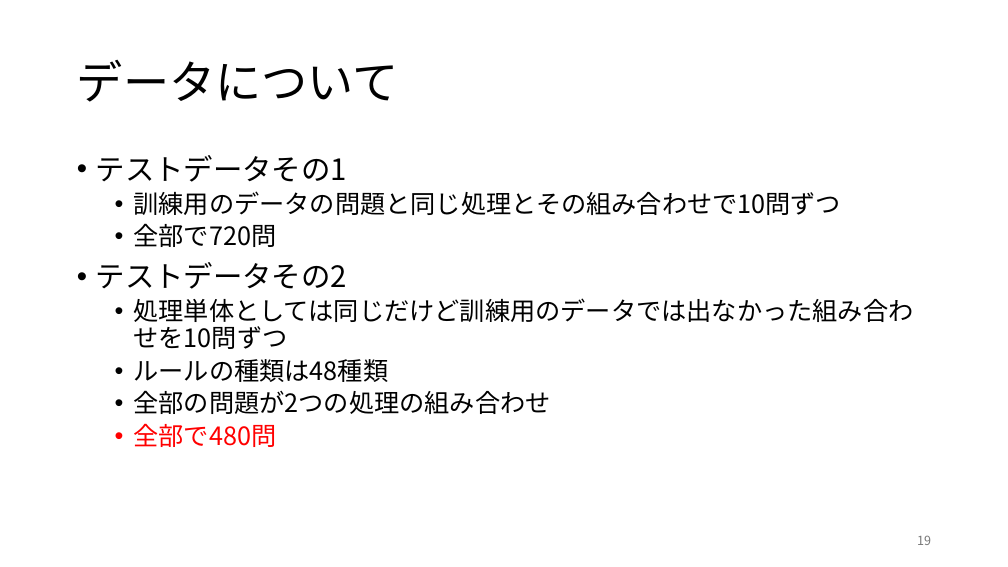
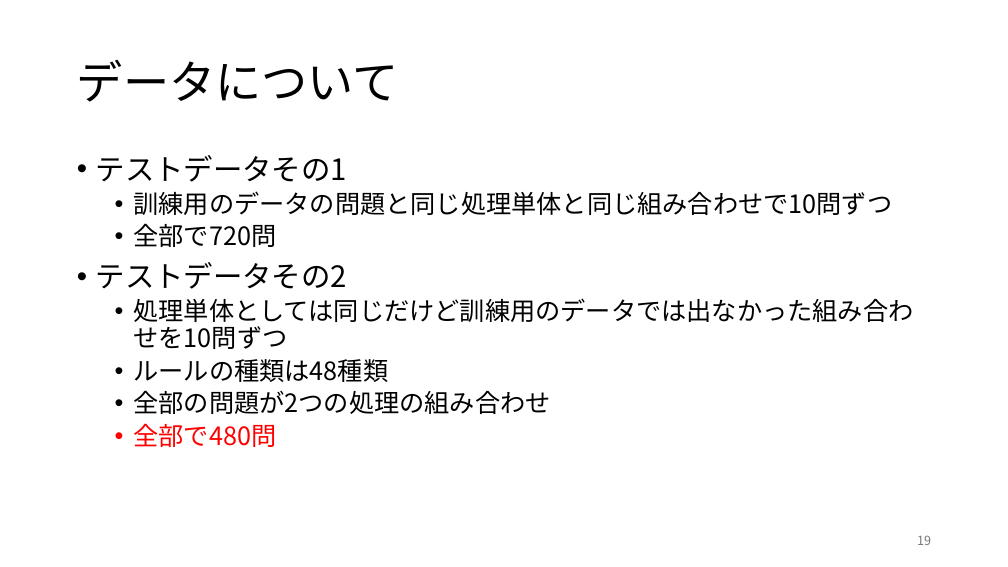
Before and after one commit to rollotea/array-task, a slide deck: slide 19 of 生成AIの追加学習による問題.pptx. Drawn at 1008x567 pixels with LibreOffice and Linux fonts; fonts in the diff are those of the drawing. Boxes give left, top, right and bottom in pixels: in the first picture for what was removed or moved away, otherwise in the second. Text is boxed around its words. In the diff, an @@ line names an element or a change of style, - is before the commit and + after.

```diff
--- a/生成AIの追加学習による問題.pptx
+++ b/生成AIの追加学習による問題.pptx
@@ text at [134, 191, 893, 215]: text changed @@
-  • 訓練用のデータの問題と同じ処理とその組み合わせで10問ずつ
+  • 訓練用のデータの問題と同じ処理単体と同じ組み合わせで10問ずつ
```
Also in this commit, not shown: 4 other slides changed, 15 slides added, 13 other files.
